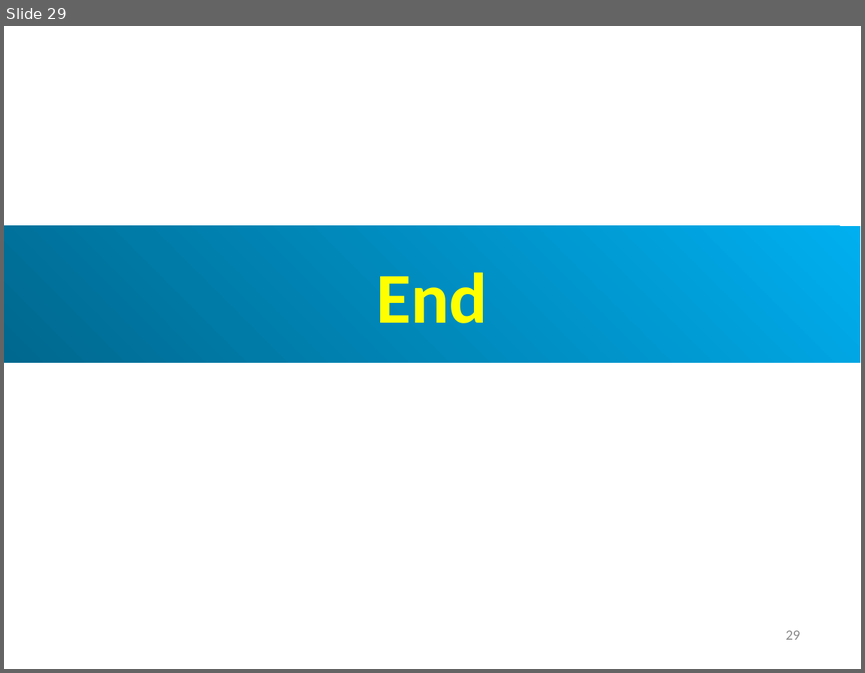
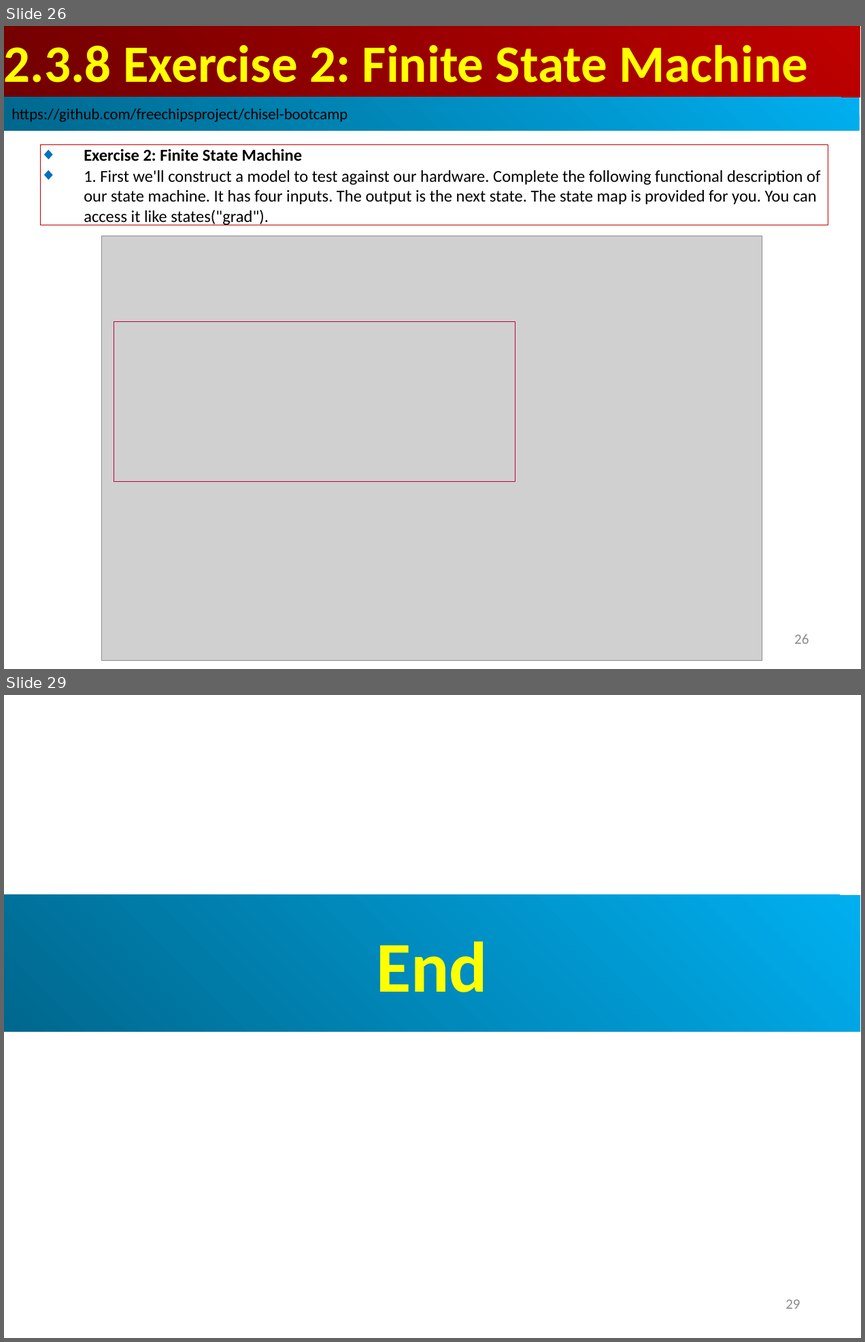
Before and after one commit to peterhchen/AIU_CS800_Chisel, a slide deck: 300_UCB_BC/002.3_Control_Flow/000_Video/002.3_Control_Flow.ppt. Shown one above the other, each under a label of ours: slide 29 before the commit, slides 26 and 29 after it; the slides between them are not shown. The pictures are 865x673 and 865x1342 pixels, drawn with LibreOffice and Linux fonts; fonts in the diff are those of the drawing; grey boxes stand for pictures. Boxes give left, top, right and bottom in pixels: in the first picture for what was removed or moved away, otherwise in the second. Text is boxed around its words. In the diff, an @@ line names an element or a change of style, - is before the commit and + after.

```diff
--- a/300_UCB_BC/002.3_Control_Flow/000_Video/002.3_Control_Flow.ppt
+++ b/300_UCB_BC/002.3_Control_Flow/000_Video/002.3_Control_Flow.ppt
@@ slide 26 added at box(4, 26, 861, 669), background #FFFFFF @@
@@ rectangle added at box(4, 26, 860, 97), fill gradient #BF0000 to #710000, 44 pt, text #FFFF00, bold @@
+2.3.8 Exercise 2: Finite State Machine
@@ rectangle added at box(4, 97, 859, 131), fill gradient #00AFEF to #00688E, 13 pt, text #000000 @@
+https://github.com/freechipsproject/chisel-bootcamp
@@ rectangle added at box(40, 144, 827, 225), outline #C00000 0.74 pt, 14 pt, text #000000 @@
+◆ Exercise 2: Finite State Machine
+◆ 1. First we'll construct a model to test against our hardware. Complete the following functional description of our state machine. It has four inputs. The output is the next state. The state map is provided for you. You can access it like states("grad").
@@ picture added at box(102, 236, 762, 660) @@
@@ rectangle added at box(113, 322, 515, 482), outline #BF0041 0.74 pt @@
@@ page number added at box(794, 634, 808, 643), 12 pt, text #8B8B8B @@
+26
```
Also in this commit, not shown: 8 slides changed, 16 other slides added, 17 slides removed.
